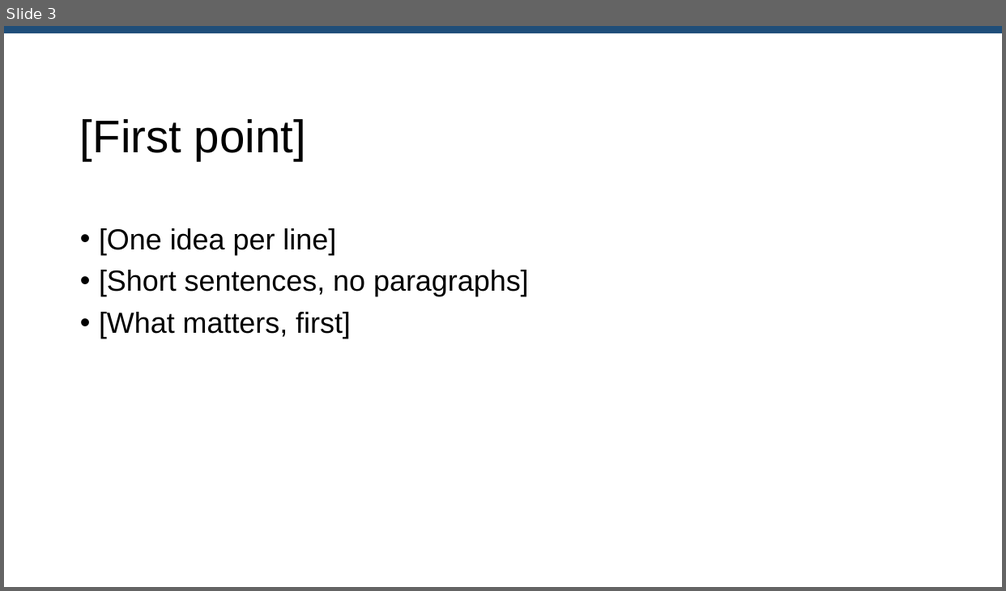
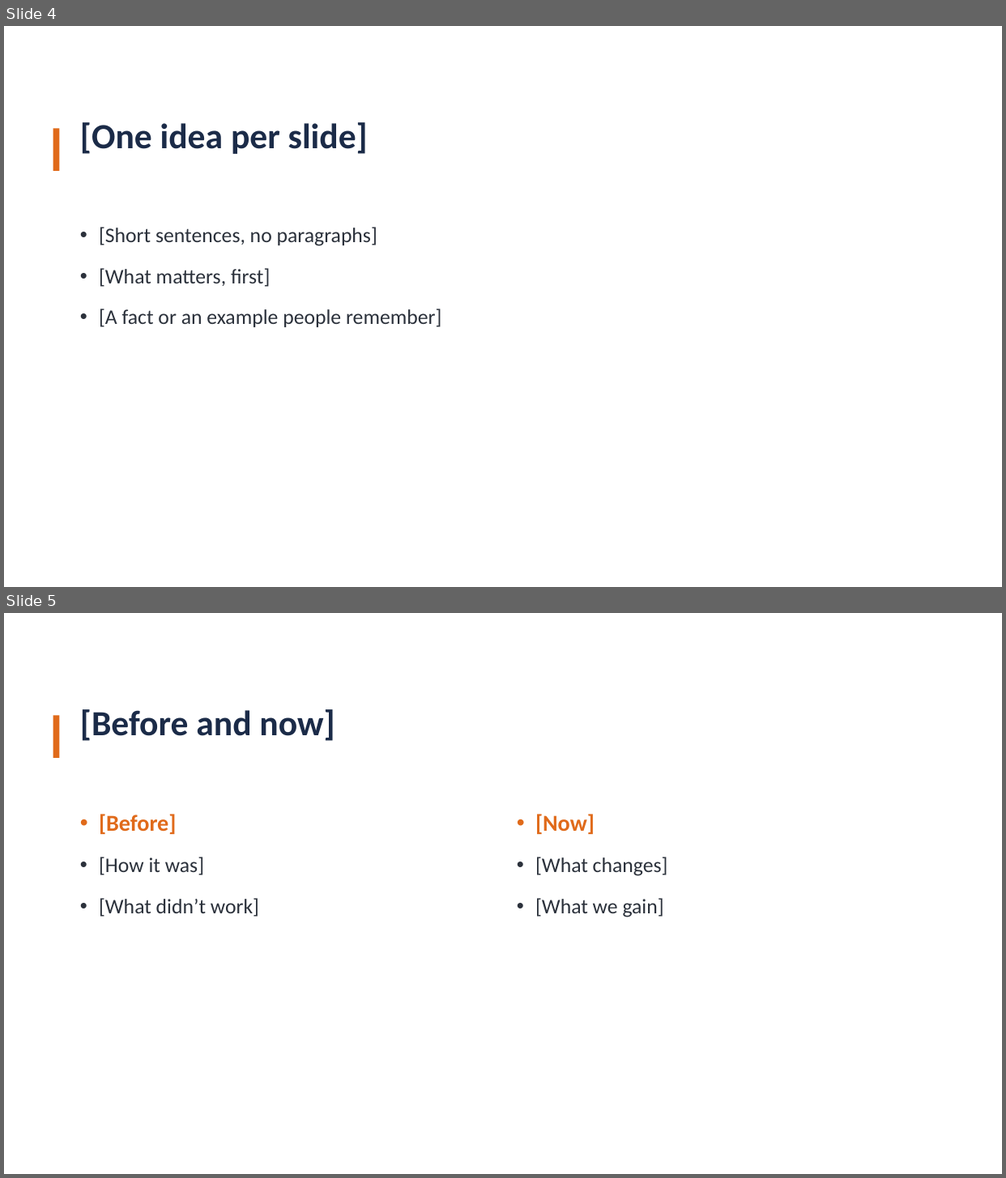
Before and after one commit to MolinoSuite/Molino, a slide deck: resources/templates/en/presentation.pptx. Shown one above the other, each under a label of ours: slide 3 before the commit, slides 4 and 5 after it. The pictures are 1006x591 and 1006x1178 pixels, drawn with LibreOffice and Linux fonts; fonts in the diff are those of the drawing. Boxes give left, top, right and bottom in pixels: in the first picture for what was removed or moved away, otherwise in the second. Text is boxed around its words. In the diff, an @@ line names an element or a change of style, - is before the commit and + after.

```diff
--- a/resources/templates/en/presentation.pptx
+++ b/resources/templates/en/presentation.pptx
@@ slide 5 added at (x1=4, y1=613, x2=1002, y2=1174), background #FFFFFF @@
@@ title added at (x1=80, y1=709, x2=334, y2=741), 34 pt, text #1B2B48, bold @@
+[Before and now]
@@ rectangle added at (x1=53, y1=716, x2=59, y2=758), fill #E06A1A @@
@@ text added at (x1=99, y1=814, x2=259, y2=917), 20 pt, text #2B313B @@
+• [Before]
+• [How it was]
+• [What didn’t work]
@@ text added at (x1=535, y1=814, x2=668, y2=918), 20 pt, text #2B313B @@
+• [Now]
+• [What changes]
+• [What we gain]
@@ what was slide 3 is now slide 4 @@
@@ slide 4 changed as well @@
@@ rectangle removed at (x1=4, y1=26, x2=1002, y2=33) @@
@@ title at (x1=80, y1=122, x2=368, y2=154): text changed; size 44 to 34 pt; font Arial to Calibri; text colour #000000 to #1B2B48; bold on @@
-[First point]
+[One idea per slide]
@@ rectangle added at (x1=53, y1=129, x2=59, y2=171), fill #E06A1A @@
@@ text at (x1=99, y1=228, x2=336, y2=255): paragraph removed @@
-• [One idea per line]
@@ text at (x1=99, y1=227, x2=377, y2=287): size 28 to 20 pt, font Arial to Calibri, text colour #000000 to #2B313B in "[Short sentences, no paragraphs]", "[What matters, first]"; more space between paragraphs @@
@@ text at (x1=99, y1=309, x2=441, y2=327): paragraph added @@
+• [A fact or an example people remember]
```
Also in this commit, not shown: 2 other slides changed, 3 other slides added, 2 slides removed, 11 other files.
